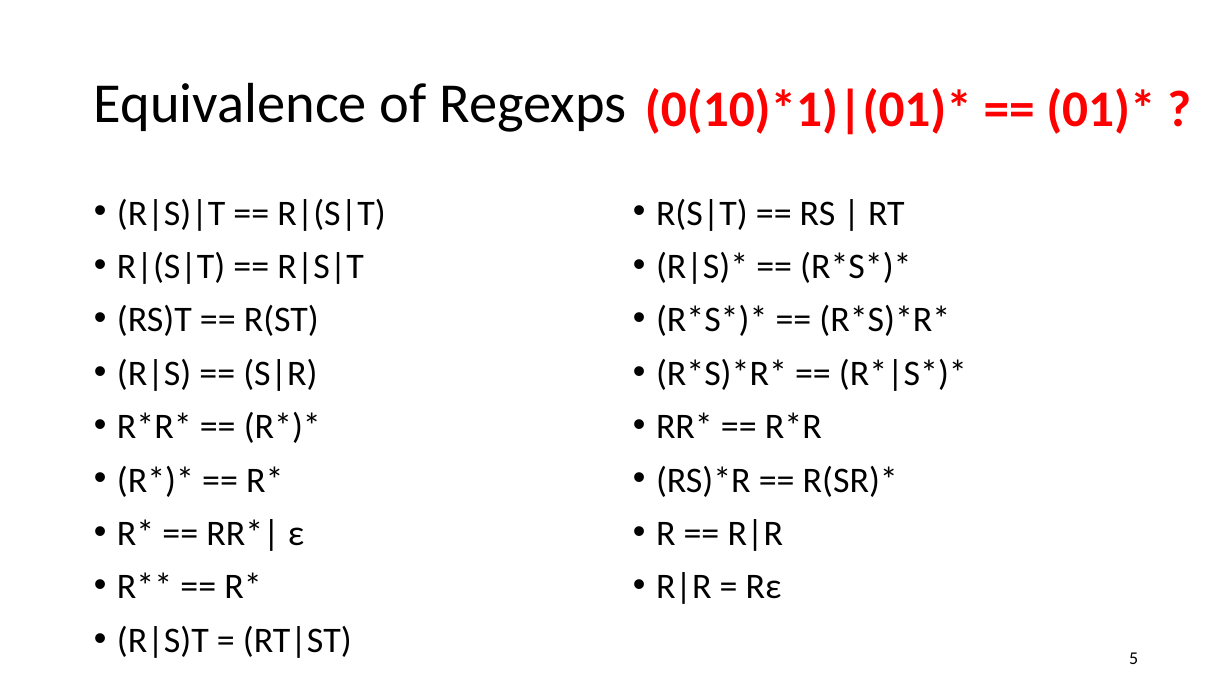
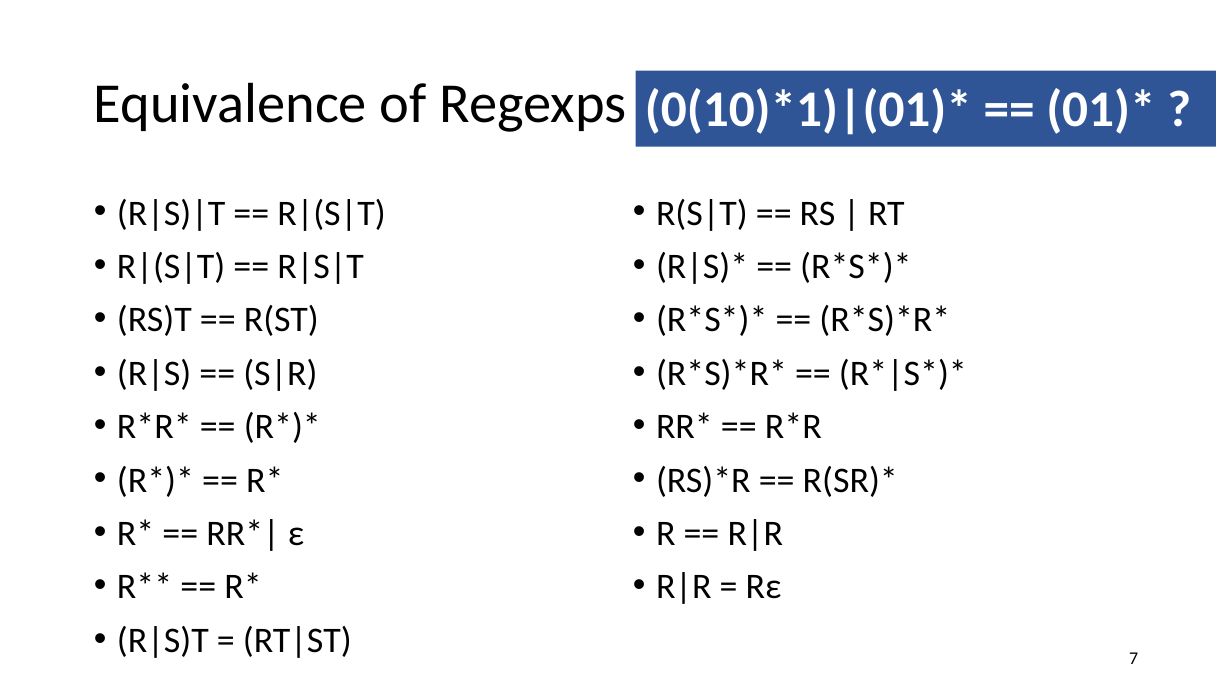
Before and after one commit to anoopsarkar/compilers-class, a slide deck: slide 7 of assets/ppt/lex/lex3-regexps-are-trees.pptx (slide 5 before the commit). Drawn at 1232x693 pixels with LibreOffice and Linux fonts; fonts in the diff are those of the drawing. Boxes give left, top, right and bottom in pixels: in the first picture for what was removed or moved away, otherwise in the second. Text is boxed around its words. In the diff, an @@ line names an element or a change of style, - is before the commit and + after.

```diff
--- a/assets/ppt/lex/lex3-regexps-are-trees.pptx
+++ b/assets/ppt/lex/lex3-regexps-are-trees.pptx
@@ rectangle "(0(10)*1)|(01)* == (01)* ?": place and size @@
-rectangle "(0(10)*1)|(01)* == (01)* ?" at bbox=[645, 88, 1155, 135]
+rectangle "(0(10)*1)|(01)* == (01)* ?" at bbox=[636, 70, 1216, 147]
@@ rectangle "(0(10)*1)|(01)* == (01)* ?" at bbox=[636, 70, 1216, 147]: text colour #FF0000 to #FFFFFF; fill none to #2F5597 @@
@@ page number at bbox=[1129, 652, 1138, 664]: text changed @@
-5
+7
```
Also in this commit, not shown: 1 other slide changed, 4 slides added, 2 slides removed.
